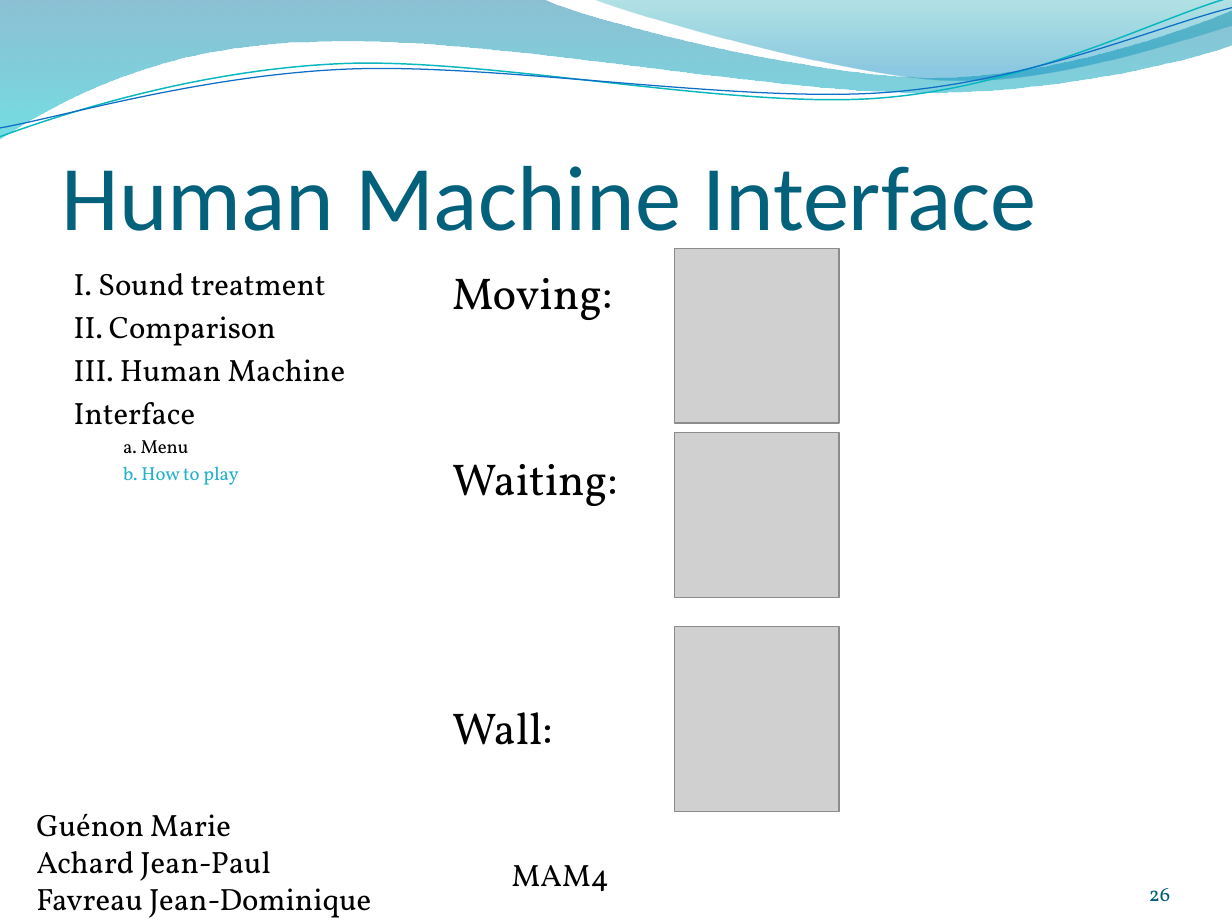
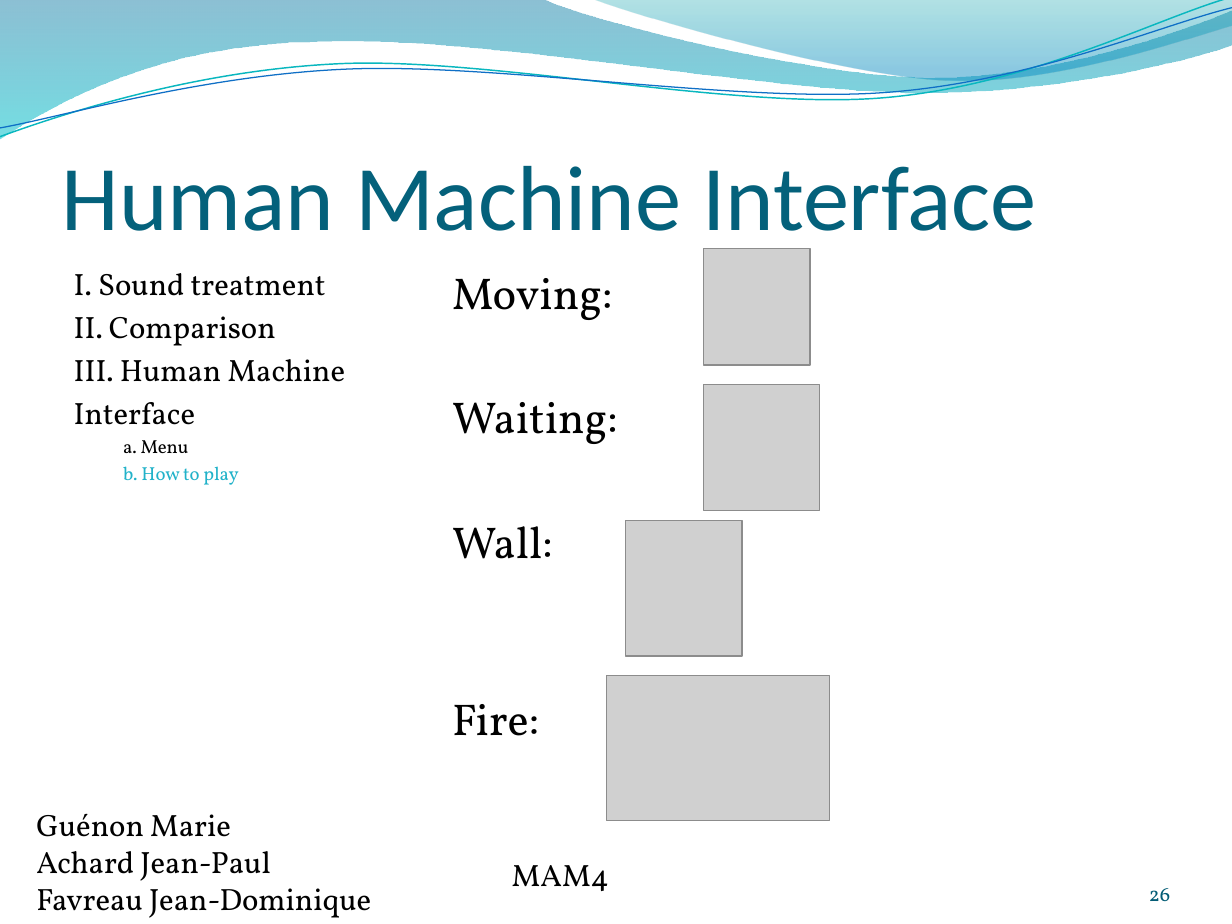
Before and after one commit to jeando/projetS7, a slide deck: slide 26 of annexes/Word_recognition.pptx. Drawn at 1232x924 pixels with LibreOffice and Linux fonts; fonts in the diff are those of the drawing; grey boxes stand for pictures; background and template pictures are left out. Boxes give left, top, right and bottom in pixels: in the first picture for what was removed or moved away, otherwise in the second. Text is boxed around its words. In the diff, an @@ line names an element or a change of style, - is before the commit and + after.

```diff
--- a/annexes/Word_recognition.pptx
+++ b/annexes/Word_recognition.pptx
@@ picture: place and size @@
-picture at (674,249,839,424)
+picture at (703,249,811,365)
@@ picture: place and size @@
-picture at (674,432,839,598)
+picture at (703,384,819,510)
@@ picture: place and size @@
-picture at (674,627,839,812)
+picture at (626,520,742,655)
@@ picture added at (606,675,829,821) @@
@@ text at (452,704,539,736): paragraph added @@
+Fire:
```
Also in this commit, not shown: 6 other slides changed.
